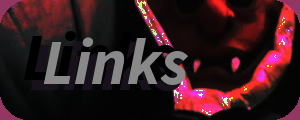
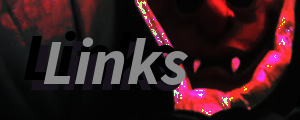
Layers edited between the first and the second 300x120 image:
painted on "Pasted Layer #1" over [0, 0, 300, 120]
painted on "Background" over [0, 0, 300, 120]
